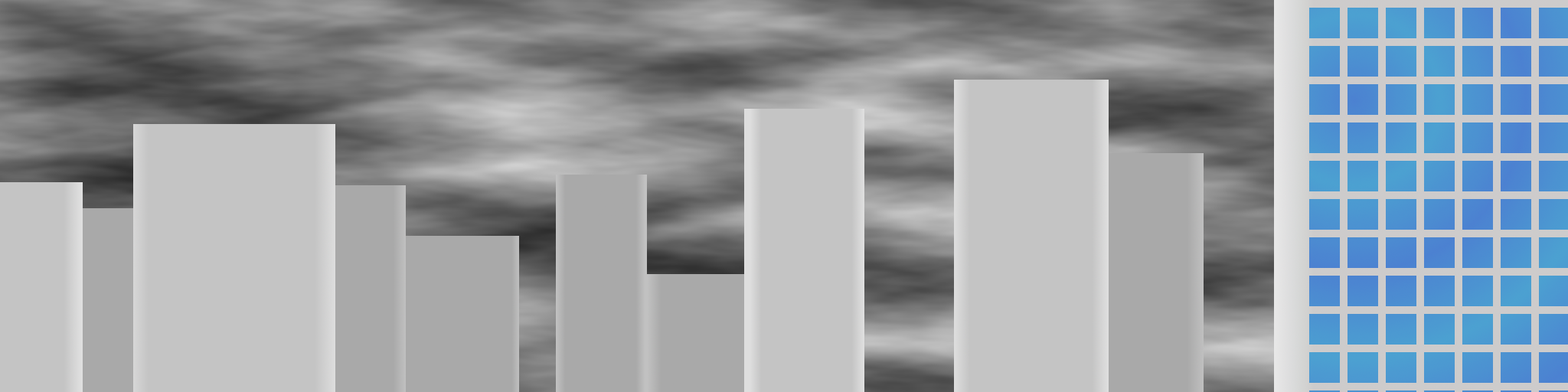
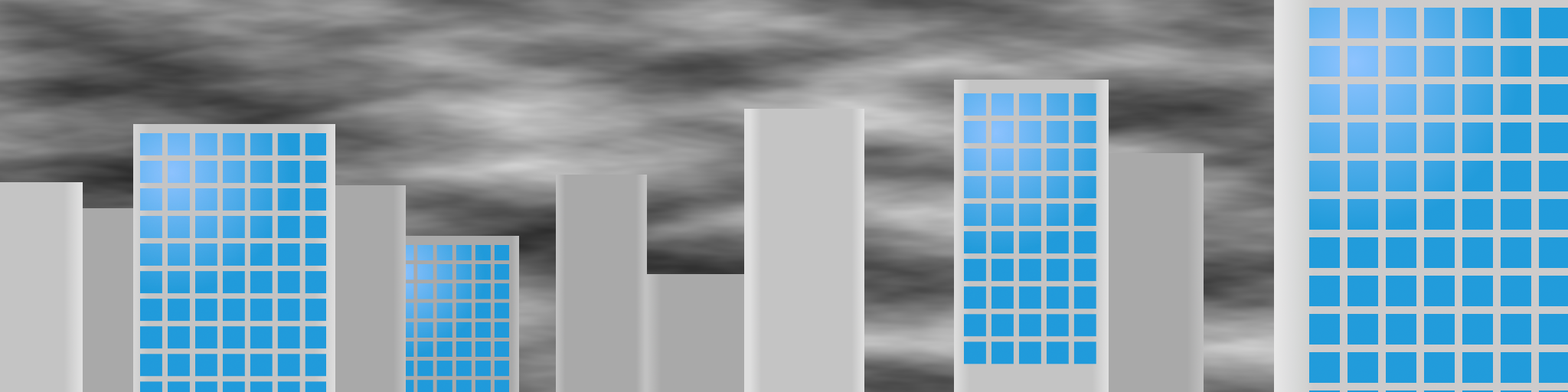
The second 1568 × 392 image is a revision of the first. Changes to its layers:
showed "Fenster groß", painted on it over [140,7,1568,392]
removed layer "Neue Ebene#2" (was 87%) over [1309,7,1568,392]
added layer "Zwischenablage-Kopie#1" above "Neue Ebene" over [405,245,510,392]
